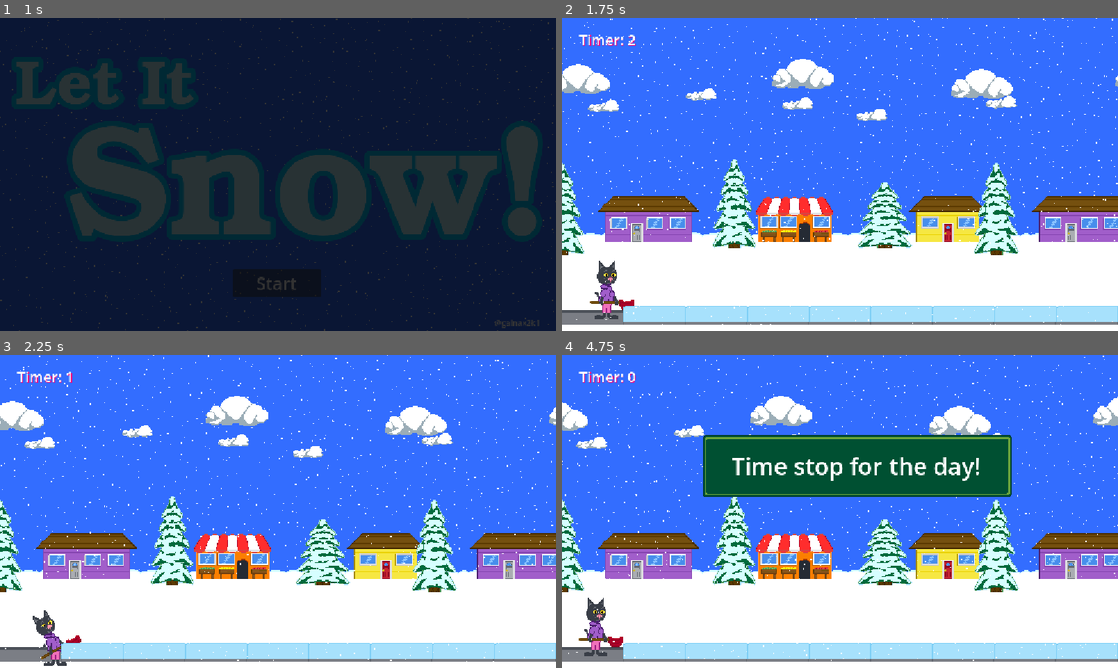
Above: before the commit, frames 1-4 (two rows, left to right).
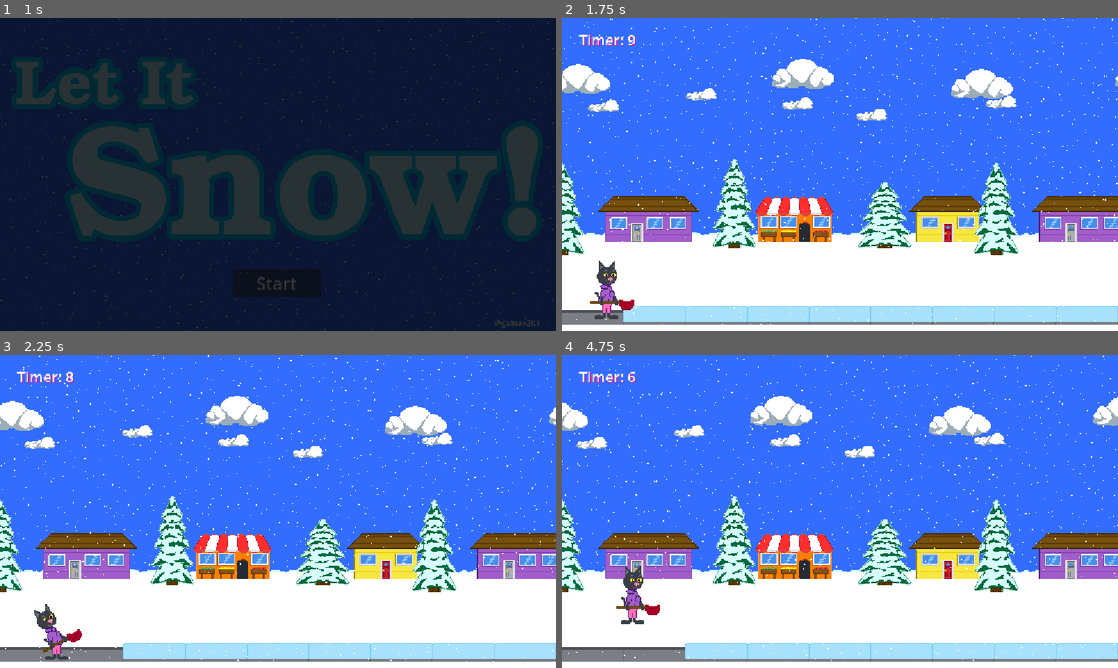
Above: after the commit, the same moments.

Repository: gainax2k1/let-it-snow
Game: Godot game, scene res://Scenes/title.tscn
Two runs of this game, one before a commit and one after it. Both use one fixed random seed, a clock stepped at 60 frames per second and the inputs below.
Inputs (mouse positions are in pixels of both pictures, inside the frame that each line leads up to):
- Up to frame 1 (1 s): click "Start" at 0.5 s
- Up to frame 2 (1.75 s): move the mouse to (962, 158) at 1.27 s; hold Right (ui_right) from 1.28 s (still down); tap Space (ui_select) at 1.52 s
- Up to frame 3 (2.25 s): move the mouse to (166, 527) at 2.02 s; release Right (ui_right) at 2.03 s; hold Down (ui_down) from 2.03 s (still down)
- Up to frame 4 (4.75 s): tap Space (ui_select) at 2.27, 3.77, 4.52 s; move the mouse to (895, 442) at 2.77 s; release Down (ui_down) at 2.78 s; hold Right (ui_right) 2.78-3.53 s; move the mouse to (812, 574) at 3.52 s; hold Up (ui_up) 3.53-4.28 s; move the mouse to (1006, 558) at 4.27 s; hold Left (ui_left) from 4.28 s (still down)

Frame 1 is identical in both runs. In frame 2, less than 0.1% of the frame differs, in the area x 5-14%, y 5-96%; in frame 3, 1.2%; in frame 4, 13%, in the area x 3-81%, y 5-98%.

Commit message:
snow piles up and decreases, player moves

Diff:
--- a/Scenes/game.tscn
+++ b/Scenes/game.tscn
@@ -83,16 +83,11 @@
 position = Vector2(1408, 620)
 texture = ExtResource("5_wowpa")
 
-[node name="SidewalkSurface" type="Area2D" parent="Sidewalk" unique_id=1851909190]
+[node name="SidewalkSurface" type="StaticBody2D" parent="." unique_id=1836280349]
 
-[node name="CollisionShape2D" type="CollisionShape2D" parent="Sidewalk/SidewalkSurface" unique_id=1042470271]
+[node name="CollisionShape2D" type="CollisionShape2D" parent="SidewalkSurface" unique_id=1042470271]
 position = Vector2(761.5, 742.5)
 shape = SubResource("RectangleShape2D_ga5kc")
-
-[node name="HeroCat" parent="." unique_id=1710785071 instance=ExtResource("6_v158k")]
-unique_name_in_owner = true
-position = Vector2(49, 563)
-disable_mode = 1
 
 [node name="SnowBlock1" parent="." unique_id=728841707 instance=ExtResource("8_v158k")]
 position = Vector2(191, 372)
@@ -125,6 +120,11 @@
 position = Vector2(1343, 372)
 
 [node name="FallingSnow" parent="." unique_id=2066052173 instance=ExtResource("1_ebmjs")]
+
+[node name="HeroCat" parent="." unique_id=1710785071 instance=ExtResource("6_v158k")]
+unique_name_in_owner = true
+position = Vector2(49, 563)
+disable_mode = 1
 
 [node name="Timer" type="Timer" parent="." unique_id=713553142]
 unique_name_in_owner = true
--- a/Scenes/snow_block.tscn
+++ b/Scenes/snow_block.tscn
@@ -30,9 +30,9 @@
 shape = SubResource("RectangleShape2D_e78ct")
 
 [node name="SnowTimer" type="Timer" parent="." unique_id=1736664898]
-wait_time = 1.812
 autostart = true
 ignore_time_scale = true
 
 [connection signal="body_shape_entered" from="SnowUnit/Area2D" to="." method="_on_area_2d_body_shape_entered"]
+[connection signal="body_shape_exited" from="SnowUnit/Area2D" to="." method="_on_area_2d_body_shape_exited"]
 [connection signal="timeout" from="SnowTimer" to="." method="_on_snow_timer_timeout"]
--- a/Scripts/HeroCat.gd
+++ b/Scripts/HeroCat.gd
@@ -26,8 +26,8 @@
 
 	var move_vector: Vector2 = Input.get_vector("ui_left", "ui_right", "ui_up", "ui_down")
 
-	print("move_vector: ", move_vector )
-	print("movehero: ", position)
+	#print("move_vector: ", move_vector )
+	#print("movehero: ", position)
 
 	velocity = move_vector * SPEED
 
--- a/Scripts/game.gd
+++ b/Scripts/game.gd
@@ -1,7 +1,7 @@
 extends Node2D
 
 #timer
-var timer_max : float = 3.0 ## amount of time on the clock for the round, to be determined by player lvl...?
+var timer_max : float = 10.0 ## amount of time on the clock for the round, to be determined by player lvl...?
 
 
 # Called when the node enters the scene tree for the first time.
--- a/Scripts/snow_block.gd
+++ b/Scripts/snow_block.gd
@@ -4,6 +4,8 @@
 @export var snowHP = 10 # starts at 10, 10xsnowhp per "level"
 @export var snowlvl = 1 # starts at 1, 10 hp/level
 @export var start_snow_HP = 10 # snowhp when shoveling begins, resets each day
+@export var digging : bool = false # true when hp being reduced.
+var delta_bucket = 0
 
 # Called when the node enters the scene tree for the first time.
 func _ready() -> void:
@@ -12,8 +14,16 @@
 
 # Called every frame. 'delta' is the elapsed time since the previous frame.
 func _process(delta: float) -> void:
+	pass
+
+func _physics_process(delta: float) -> void:
+	print("delta", delta)
+	if digging:
+		delta_bucket += delta
+		if int(delta_bucket) % 60 == 0:
+			delta_bucket = 0
+			sub_snow_hp()
 	update_snow_hp()
-
 func update_snow_hp() -> void:
 	if locked:
 		return
@@ -30,12 +40,15 @@
 
 
 func add_snow_hp(amount:int = 1) -> void: ## increases snowhp by (int), default 1
+	print("add_snow_hp: ", amount)
 	snowHP += amount
 
 func sub_snow_hp(amount:int = 1) -> void: ## reduces snowhp by (int), default 1
+	print("sub_snow_hp", amount)
 	snowHP -= amount
 	if snowHP < 0:
 		snowHP = 0
+
 
 func lock_snow() -> void: ## locks snow so it cannot be modified
 	locked = true
@@ -45,6 +58,8 @@
 
 func hide_snow() -> void: ## makes snowunit invisible
 	%SnowUnit.visible = false
+	lock_snow()
+	queue_free()
 
 func show_snow() -> void: ## makes snowunit visible
 	%SnowUnit.visible = true
@@ -64,10 +79,21 @@
 
 
 func _on_snow_timer_timeout() -> void: ## triggers when it's time to increment snow.
+	print("_on_Snow_timer_timeout hit")
 	add_snow_hp()
 
 
 
 func _on_area_2d_body_shape_entered(body_rid: RID, body: Node2D, body_shape_index: int, local_shape_index: int) -> void:
-	print("snoblock area2d body shape entered: ", body_rid, body)
+	print("snoblock area2d body shape entered: ", body_rid, body.name)
+	if body.name == "HeroCat":
+		digging = true
+		print("digging set TRUE")
 	pass # Replace with function body.
+
+
+func _on_area_2d_body_shape_exited(body_rid: RID, body: Node2D, body_shape_index: int, local_shape_index: int) -> void:
+	if body.name == "HeroCat":
+		digging = false
+		print("Digging set FALSE")
+	pass # Replace with function body.
--- a/project_time_tracker.json
+++ b/project_time_tracker.json
@@ -1,7 +1,7 @@
 {
-  "2D": 8318.054,
-  "AFK": 5825.394,
+  "2D": 8471.031,
+  "AFK": 7543.059,
   "Asset Store": 4.559,
-  "Game": 1472.362,
-  "Script": 7400.977
+  "Game": 1789.403,
+  "Script": 8332.226
 }
